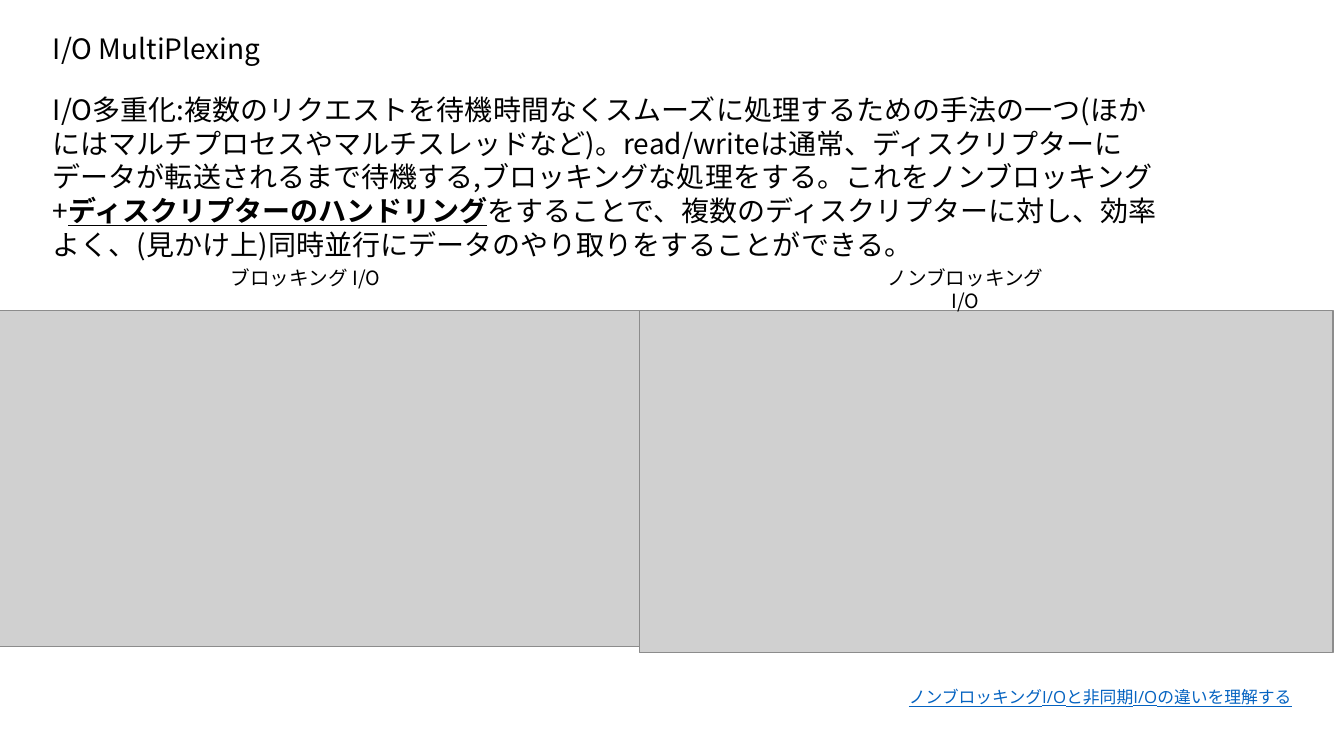
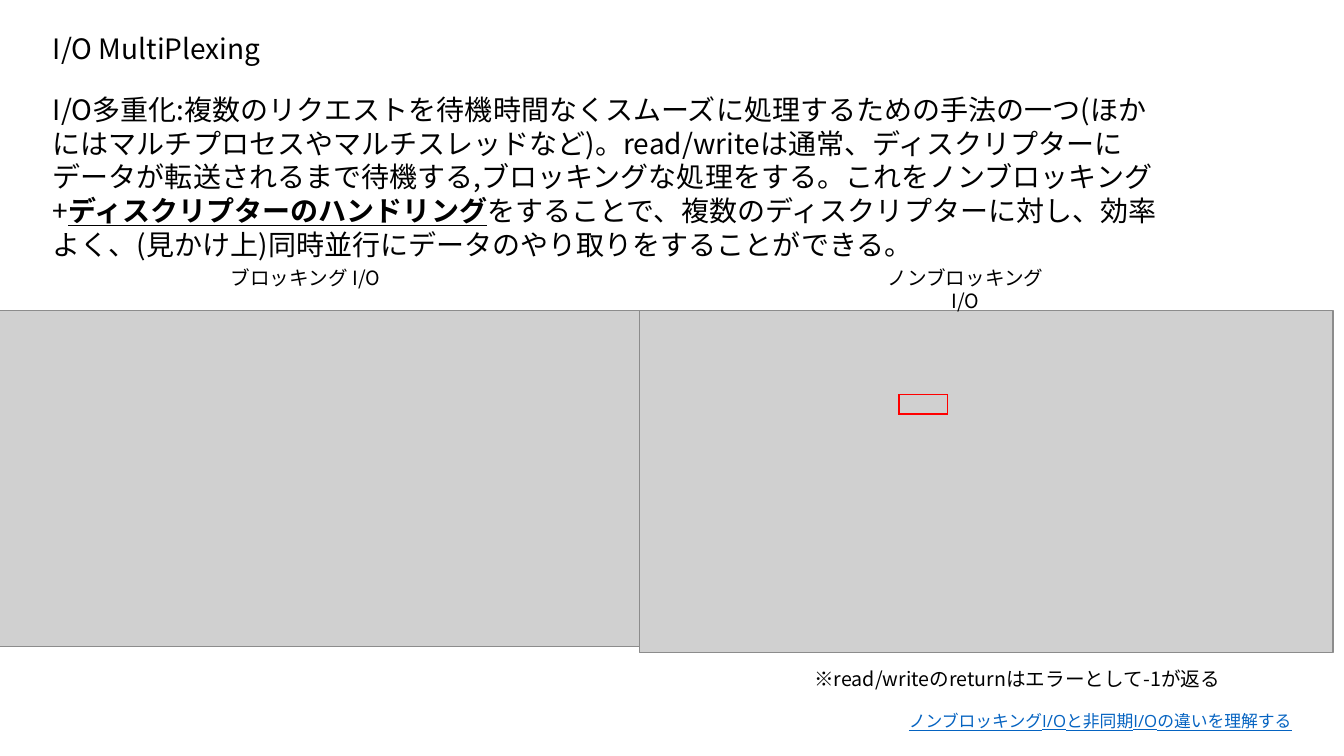
Before and after one commit to sk-uma/webserv, a slide deck: slide 8 of explain.pptx. Drawn at 1344x756 pixels with LibreOffice and Linux fonts; fonts in the diff are those of the drawing; grey boxes stand for pictures. Boxes give left, top, right and bottom in pixels: in the first picture for what was removed or moved away, otherwise in the second. Text is boxed around its words. In the diff, an @@ line names an element or a change of style, - is before the commit and + after.

```diff
--- a/explain.pptx
+++ b/explain.pptx
@@ rectangle added at (899, 394, 948, 413), outline #FF0000 1.25 pt @@
@@ text added at (814, 669, 1220, 690), 14 pt, text #000000 @@
+※read/writeのreturnはエラーとして-1が返る
@@ text "ノンブロッキングI/Oと非同期I/Oの違いを理解する": place and size @@
-text "ノンブロッキングI/Oと非同期I/Oの違いを理解する" at (909, 688, 1292, 707)
+text "ノンブロッキングI/Oと非同期I/Oの違いを理解する" at (909, 712, 1292, 731)
```
Also in this commit, not shown: 2 other slides changed, 1 slide added, 5 other files.
